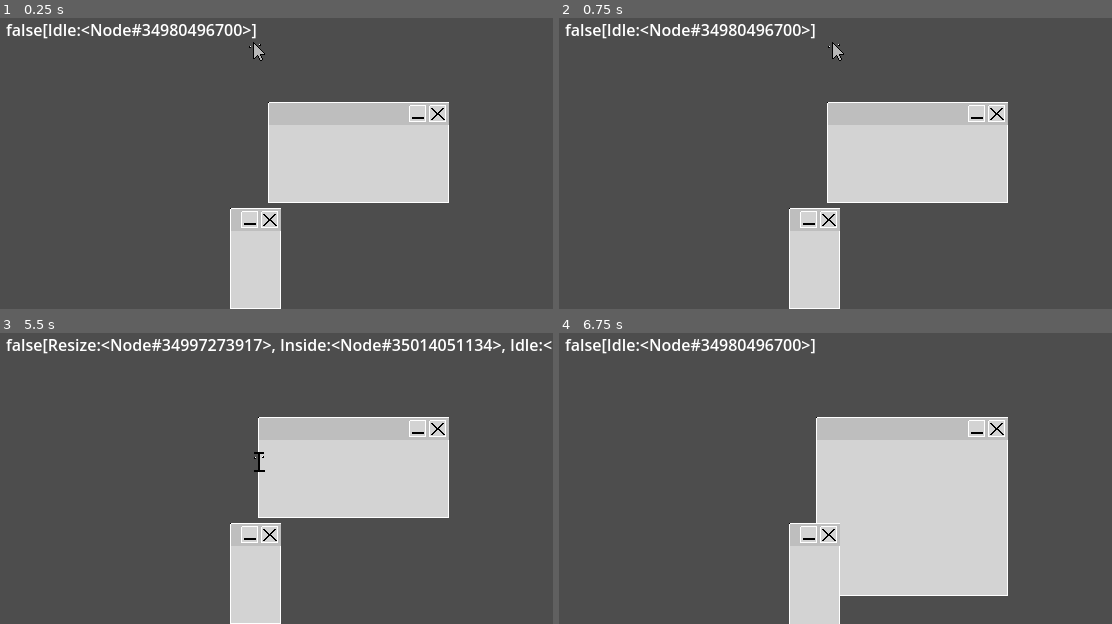
Above: before the commit, frames 1-4 (two rows, left to right).
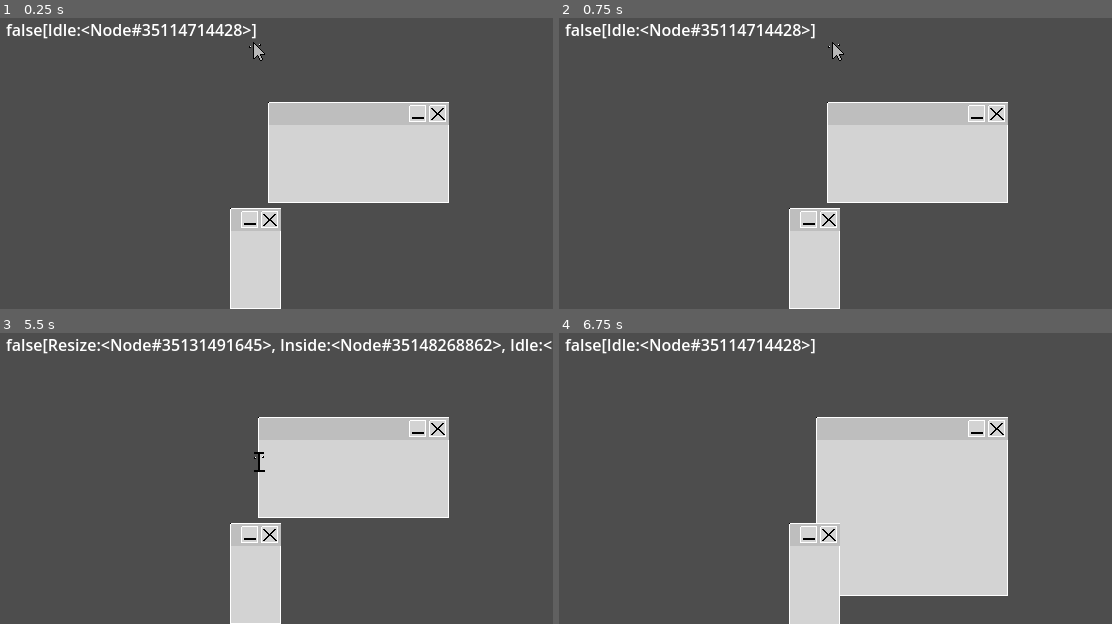
Above: after the commit, the same moments.

Repository: username123115/Clicky
Game: Godot game, scene res://intro.tscn
Same seed, same stepped clock (60 frames per second), same inputs: the game is played once before the commit and once after it.
Inputs:
- Up to frame 1 (0.25 s): no input
- Up to frame 2 (0.75 s): tap Enter at 0.5 s; hold L (move_right) from 0.53 s (still down); hold Z (grab) from 0.53 s (still down)
- Up to frame 3 (5.5 s): release L (move_right) at 1.28 s; release Z (grab) at 1.28 s; hold J (move_down) 1.28-2.03 s; tap Z (grab) at 1.35, 2.85, 4.35 s; tap Space at 2, 3.5 s; hold L (move_right) 2.03-2.78 s; hold Z (grab) 2.03-2.78 s; tap Enter at 2.75, 4.25 s; hold K (move_up) 2.78-3.53 s; hold Z (grab) 3.53-4.28 s; hold H (move_left) 3.53-5.03 s; hold J (move_down) from 5.03 s (still down); hold Z (grab) from 5.03 s (still down)
- Up to frame 4 (6.75 s): release J (move_down) at 5.78 s; release Z (grab) at 5.78 s; hold L (move_right) 5.78-6.53 s; tap Z (grab) at 5.85 s; tap Space at 6.5 s; hold K (move_up) from 6.53 s (still down); hold Z (grab) from 6.53 s (still down)

The runs differ from the first frame. In frame 1, 0.4% of the frame differs, in the area x 27-44%, y 2-7%; in frame 2, 0.4%; in frame 3, 0.8%, in the area x 30-89%, y 2-7%; in frame 4, 0.4%.

Commit message:
icons that were ignored due to window focus are trigered again if a player exits the window while hovering over them

Diff:
--- a/player/state_icon_interactions/sm_icons.gd
+++ b/player/state_icon_interactions/sm_icons.gd
@@ -2,6 +2,8 @@
 
 @onready var idle: Node = $Idle
 @onready var inside: Node = $Inside
+
+var queued_icons = []
 
 func _ready() -> void:
 	states_map = {
@@ -33,6 +35,16 @@
 	super._change_state(state_name)
 	#print(states_stack)
 
+func _physics_process(delta : float):
+	super._physics_process(delta)
+
+	if len(queued_icons) and not owner.in_window:
+		for icon in queued_icons:
+			_on_icon_enter(icon, owner)
+		queued_icons = []
+
+
+
 func _on_icon_enter(icon, body):
 
 	if body != owner:
@@ -40,7 +52,7 @@
 
 	# prevent new icon hovers, exiting old icons is fine however
 	if (owner.in_window) and (not node_is_in(owner.window, icon)):
-		print("invalid")
+		queued_icons.push_back(icon)
 		return
 	# handle overlapping icons
 	if owner.in_icon:
@@ -71,9 +83,8 @@
 
 	# we exited some icon in the icon stack, remove it
 	else:
+		queued_icons.erase(icon)
 		owner.icon_stack.erase(icon)
-
-
 
 func _unhandled_input(event: InputEvent) -> void:
 	current_state.handle_input(event)
